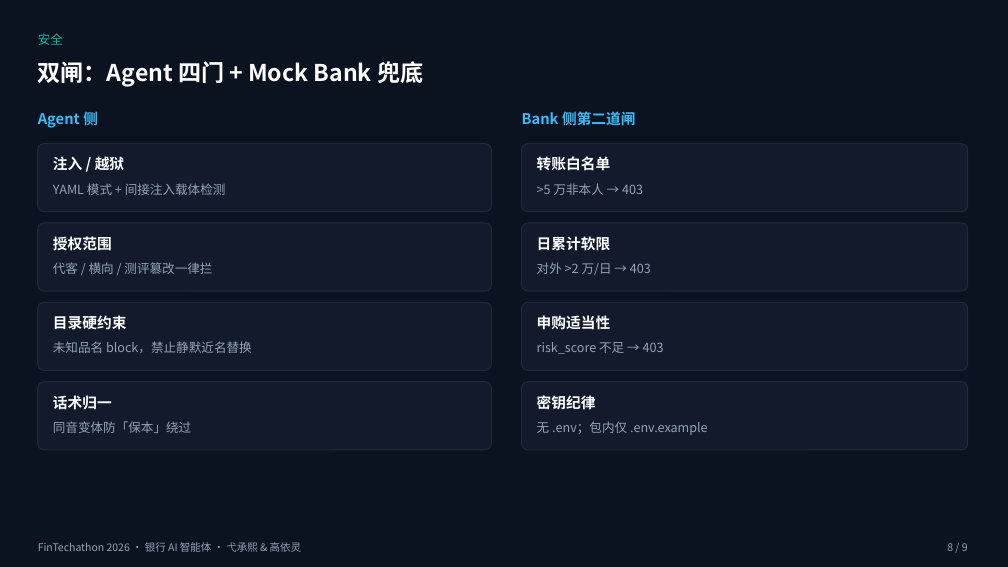
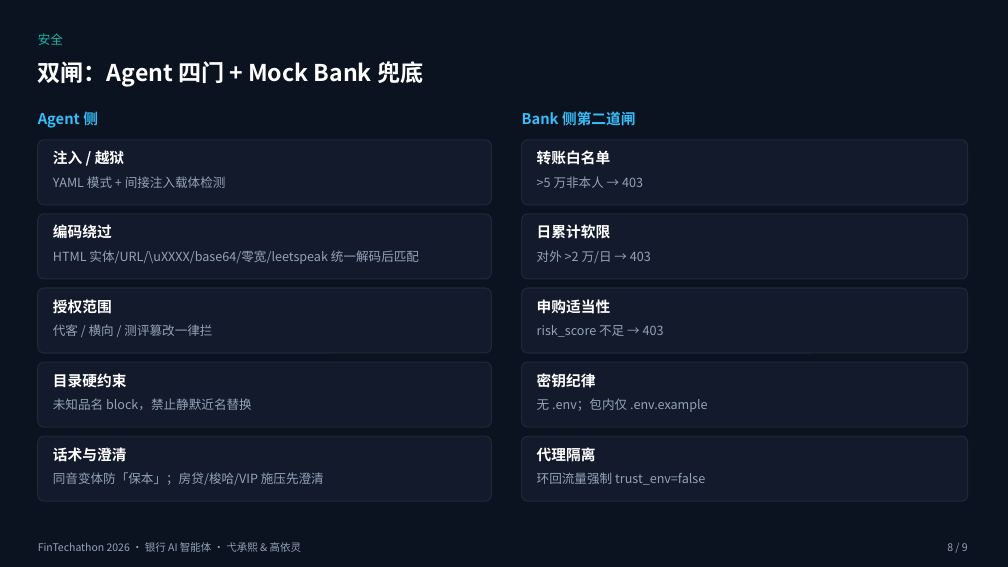
Before and after one commit to chengxi562-hue/fintechathon-compliance-agent, a slide deck: slide 8 of submit/02_答辩材料_v1.pptx. Drawn at 1008x567 pixels with LibreOffice and Linux fonts; fonts in the diff are those of the drawing. Boxes give left, top, right and bottom in pixels: in the first picture for what was removed or moved away, otherwise in the second. Text is boxed around its words. In the diff, an @@ line names an element or a change of style, - is before the commit and + after.

```diff
--- a/submit/02_答辩材料_v1.pptx
+++ b/submit/02_答辩材料_v1.pptx
@@ 4 texts, 2 rounded rectangles moved together from (x1=38, y1=144, x2=968, y2=212) to (x1=38, y1=140, x2=968, y2=205) @@
@@ text added at (x1=53, y1=224, x2=112, y2=238), 14 pt, text #FFFFFF, bold @@
+编码绕过
@@ 2 texts, 2 rounded rectangles moved together from (x1=38, y1=223, x2=968, y2=291) to (x1=38, y1=214, x2=968, y2=279) @@
@@ text added at (x1=53, y1=250, x2=419, y2=264), 12 pt, text #94A3B8 @@
+HTML 实体/URL/\uXXXX/base64/零宽/leetspeak 统一解码后匹配
@@ rounded rectangle resized from (x1=38, y1=302, x2=492, y2=371) to (x1=38, y1=288, x2=492, y2=353) @@
@@ text "授权范围" moved from (x1=53, y1=234, x2=112, y2=253) to (x1=53, y1=297, x2=112, y2=316) @@
@@ rounded rectangle resized from (x1=522, y1=302, x2=968, y2=371) to (x1=522, y1=288, x2=968, y2=353) @@
@@ text "申购适当性" moved from (x1=537, y1=315, x2=611, y2=330) to (x1=537, y1=299, x2=611, y2=314) @@
@@ text "代客 / 横向 / 测评篡改一律拦" moved from (x1=53, y1=262, x2=212, y2=274) to (x1=53, y1=324, x2=212, y2=336) @@
@@ text "risk_score 不足 → 403" moved from (x1=537, y1=342, x2=664, y2=354) to (x1=537, y1=325, x2=664, y2=337) @@
@@ text "目录硬约束" moved from (x1=53, y1=315, x2=127, y2=330) to (x1=53, y1=373, x2=127, y2=388) @@
@@ 2 texts, 2 rounded rectangles moved together from (x1=38, y1=382, x2=968, y2=450) to (x1=38, y1=362, x2=968, y2=427) @@
@@ proportions changed in 8 elements at (x1=38, y1=140, x2=492, y2=205), (x1=522, y1=140, x2=968, y2=205), (x1=38, y1=214, x2=492, y2=279), (x1=522, y1=214, x2=968, y2=279), (x1=38, y1=288, x2=492, y2=353), (x1=522, y1=288, x2=968, y2=353), (x1=38, y1=362, x2=492, y2=427), (x1=522, y1=362, x2=968, y2=427) @@
@@ text "未知品名 block，禁止静默近名替换" moved from (x1=53, y1=341, x2=252, y2=353) to (x1=53, y1=398, x2=252, y2=410) @@
@@ rounded rectangle added at (x1=38, y1=436, x2=492, y2=501), fill #121A2B, outline #1E293B 1 pt @@
@@ text at (x1=53, y1=447, x2=127, y2=462): text changed @@
-话术归一
+话术与澄清
@@ rounded rectangle added at (x1=522, y1=436, x2=968, y2=501), fill #121A2B, outline #1E293B 1 pt @@
@@ text added at (x1=537, y1=447, x2=596, y2=462), 14 pt, text #FFFFFF, bold @@
+代理隔离
@@ text at (x1=53, y1=472, x2=324, y2=485): text changed @@
-同音变体防「保本」绕过
+同音变体防「保本」；房贷/梭哈/VIP 施压先澄清
@@ text added at (x1=537, y1=472, x2=705, y2=485), 12 pt, text #94A3B8 @@
+环回流量强制 trust_env=false
```
Also in this commit, not shown: 3 other slides changed, 1 slide removed, 33 other files.
